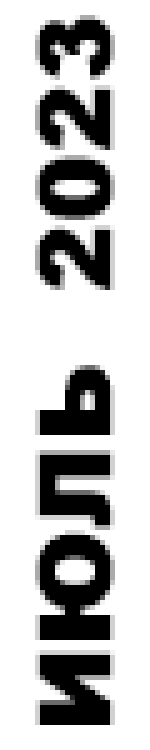
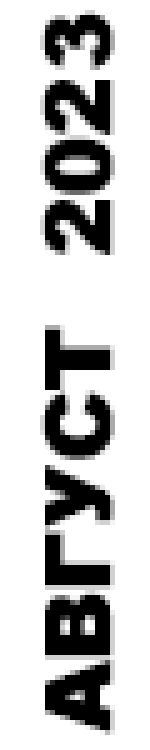
Layers edited between the first and the second 150 × 750 image:
renamed "ИЮЛЬ 2023" to "АВГУСТ 2023", painted on it over [35, 10, 115, 735]
